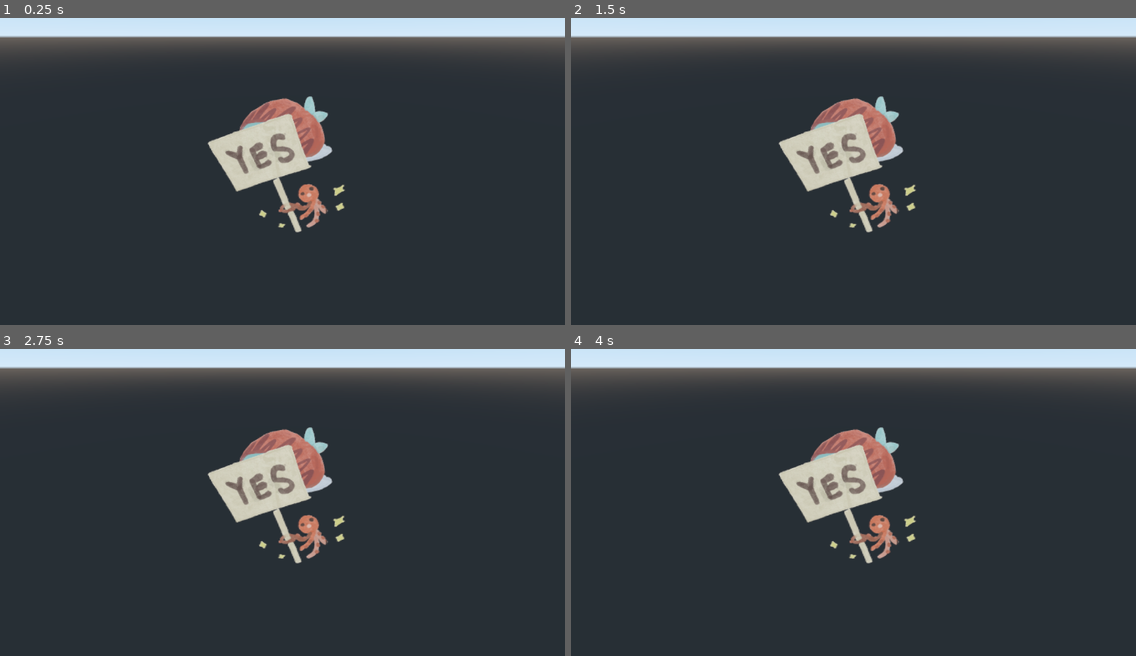
Above: before the commit, frames 1-4 (two rows, left to right).
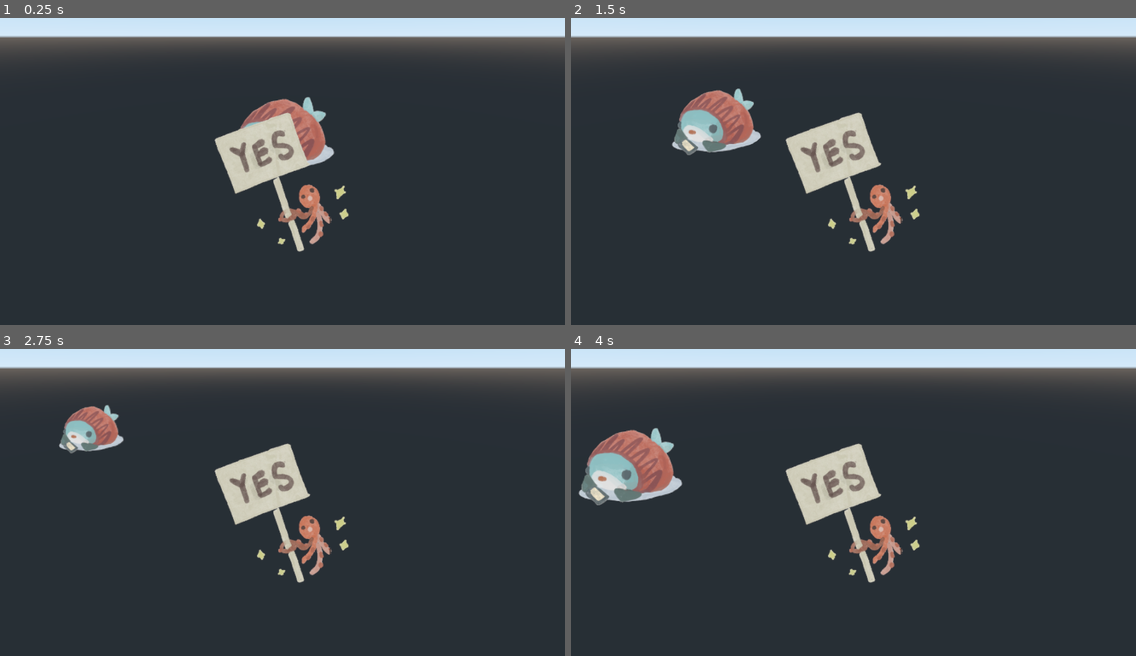
Above: after the commit, the same moments.

Repository: jacksonhuang47/GodotGameJam
Game: Godot game, scene res://World.tscn
Same seed, same stepped clock (60 frames per second), same inputs: the game is played once before the commit and once after it. The project has no main scene, so this scene is started directly.
Inputs:
- Up to frame 1 (0.25 s): no input
- Up to frame 2 (1.5 s): tap Enter at 0.5 s; hold Right (ui_right) 0.53-1.28 s; hold Down (ui_down) from 1.28 s (still down)
- Up to frame 3 (2.75 s): release Down (ui_down) at 2.03 s; hold Right (ui_right) from 2.03 s (still down)
- Up to frame 4 (4 s): release Right (ui_right) at 2.78 s; hold Up (ui_up) 2.78-3.53 s; hold Left (ui_left) from 3.53 s (still down)

The runs differ from the first frame. In frame 1, 2.2% of the frame differs, in the area x 36-62%, y 25-77%; in frame 2, 5.6%; in frame 3, 4.5%; in frame 4, 6.5%, in the area x 1-62%, y 25-77%.

Commit message:
Basic Movement

Diff:
--- /dev/null
+++ b/Enemy/Enemy.gd
@@ -0,0 +1,16 @@
+extends KinematicBody
+
+
+# Declare member variables here. Examples:
+# var a = 2
+# var b = "text"
+
+
+# Called when the node enters the scene tree for the first time.
+func _ready():
+	pass # Replace with function body.
+
+
+# Called every frame. 'delta' is the elapsed time since the previous frame.
+#func _process(delta):
+#	pass
--- /dev/null
+++ b/Player/Player.gd
@@ -0,0 +1,35 @@
+extends KinematicBody
+
+# Variables
+var speed: float = 5.0  # Movement speed
+var velocity: Vector3 = Vector3.ZERO
+
+func _physics_process(delta: float) -> void:
+	# Reset the velocity to zero (retain the y-component for gravity)
+	velocity.x = 0
+	velocity.z = 0
+
+	# Get movement input
+	var input_vector = Vector2.ZERO
+	if Input.is_action_pressed("ui_up"):
+		input_vector.y -= 1
+	if Input.is_action_pressed("ui_down"):
+		input_vector.y += 1
+	if Input.is_action_pressed("ui_left"):
+		input_vector.x -= 1
+	if Input.is_action_pressed("ui_right"):
+		input_vector.x += 1
+
+	# Normalize the input to avoid faster diagonal movement
+	if input_vector != Vector2.ZERO:
+		input_vector = input_vector.normalized()
+
+	# Calculate movement direction relative to the world
+	var direction = Vector3(input_vector.x, 0, input_vector.y) * speed
+
+	# Apply direction to velocity
+	velocity.x = direction.x
+	velocity.z = direction.z
+
+	# Move the player using move_and_slide
+	move_and_slide(velocity)
--- a/World.tscn
+++ b/World.tscn
@@ -1,20 +1,36 @@
-[gd_scene load_steps=3 format=2]
+[gd_scene load_steps=7 format=2]
 
 [ext_resource path="res://Player/Sticker8.png" type="Texture" id=1]
 [ext_resource path="res://Enemy/Sticker5.png" type="Texture" id=2]
+[ext_resource path="res://Enemy/Enemy.gd" type="Script" id=3]
+[ext_resource path="res://Player/Player.gd" type="Script" id=4]
+
+[sub_resource type="SphereShape" id=1]
+
+[sub_resource type="SphereShape" id=2]
 
 [node name="World" type="Node2D"]
 
-[node name="Camera" type="Camera" parent="."]
-transform = Transform( 1, -3.57152e-14, 2.06202e-14, 2.06202e-14, 0.866025, 0.5, -3.57152e-14, -0.5, 0.866025, 1.36422e-12, 2, 3 )
-
 [node name="Player" type="KinematicBody" parent="."]
+script = ExtResource( 4 )
 
 [node name="Sprite3D" type="Sprite3D" parent="Player"]
+transform = Transform( 1, -3.57152e-14, 2.06202e-14, 2.06202e-14, 0.866025, 0.5, -3.57152e-14, -0.5, 0.866025, 0, 0, 0 )
 texture = ExtResource( 1 )
+
+[node name="CollisionShape" type="CollisionShape" parent="Player"]
+shape = SubResource( 1 )
+
+[node name="Camera" type="Camera" parent="Player"]
+transform = Transform( 1, -3.57152e-14, 2.06202e-14, 2.06202e-14, 0.866025, 0.5, -3.57152e-14, -0.5, 0.866025, 1.36422e-12, 2, 3 )
 
 [node name="Enemy" type="KinematicBody" parent="."]
 transform = Transform( 1, 0, 0, 0, 1, 0, 0, 0, 1, 1.36422e-12, 1.36422e-12, -2 )
+script = ExtResource( 3 )
 
 [node name="Sprite3D" type="Sprite3D" parent="Enemy"]
+transform = Transform( 1, -3.57152e-14, 2.06202e-14, 2.06202e-14, 0.866025, 0.5, -3.57152e-14, -0.5, 0.866025, 0, 0, 0 )
 texture = ExtResource( 2 )
+
+[node name="CollisionShape" type="CollisionShape" parent="Enemy"]
+shape = SubResource( 2 )
